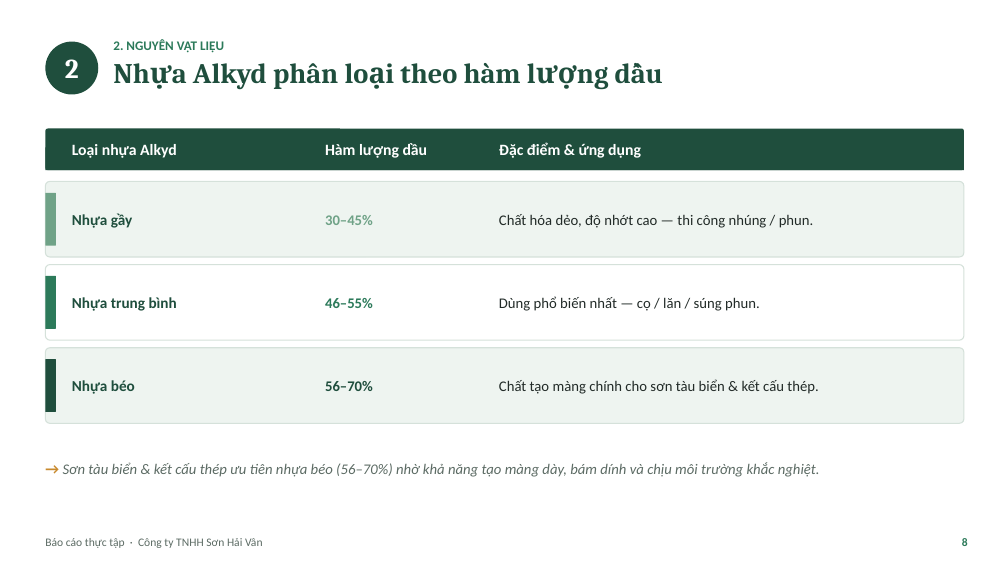
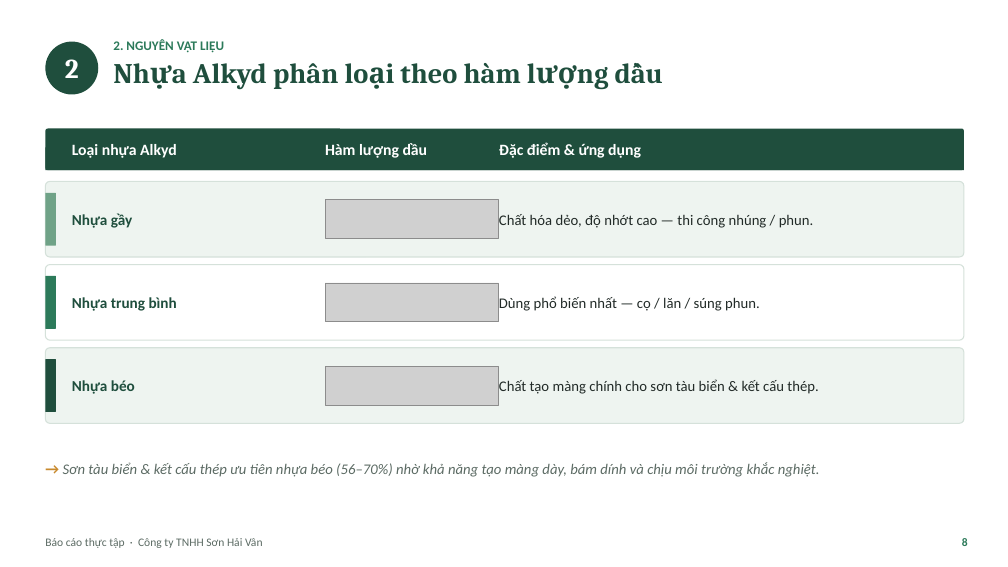
Before and after one commit to tranconcoder/pubic-resources, a slide deck: slide 8 of SuHeo/Báo cáo thực tập - Sơn Hải Vân.pptx. Drawn at 1008x567 pixels with LibreOffice and Linux fonts; fonts in the diff are those of the drawing; grey boxes stand for pictures. Boxes give left, top, right and bottom in pixels: in the first picture for what was removed or moved away, otherwise in the second. Text is boxed around its words. In the diff, an @@ line names an element or a change of style, - is before the commit and + after.

```diff
--- a/SuHeo/Báo cáo thực tập - Sơn Hải Vân.pptx
+++ b/SuHeo/Báo cáo thực tập - Sơn Hải Vân.pptx
@@ picture added at (x1=325, y1=200, x2=499, y2=238) @@
@@ text removed at (x1=325, y1=215, x2=373, y2=225) @@
-30–45%
@@ text removed at (x1=325, y1=298, x2=373, y2=308) @@
-46–55%
@@ picture added at (x1=325, y1=283, x2=499, y2=321) @@
@@ text removed at (x1=325, y1=381, x2=373, y2=391) @@
-56–70%
@@ picture added at (x1=325, y1=366, x2=499, y2=405) @@
```
Also in this commit, not shown: 6 other slides changed, 1 other file.
